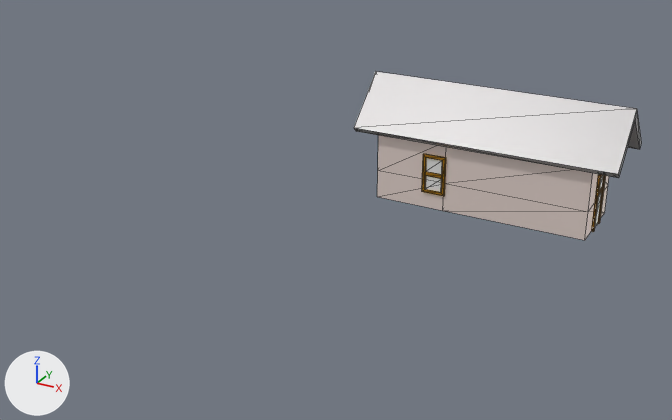
The glTF model 3d/Medium_Building.glb, before and after one commit.
The view is the same before and after, from a 50 mm lens placed at (4.84, -9.42, 5.12), pointed at (-0.2, -0.25, 0.54). Arrows for +X, +Y and +Z are at lower left; the lights stay in place. Mesh edges are drawn as thin lines. Where no turn or scale is listed for an object, it has been applied to the vertices. Vertices at the same position are counted once.

The first picture shows 'mergedBlocks'.
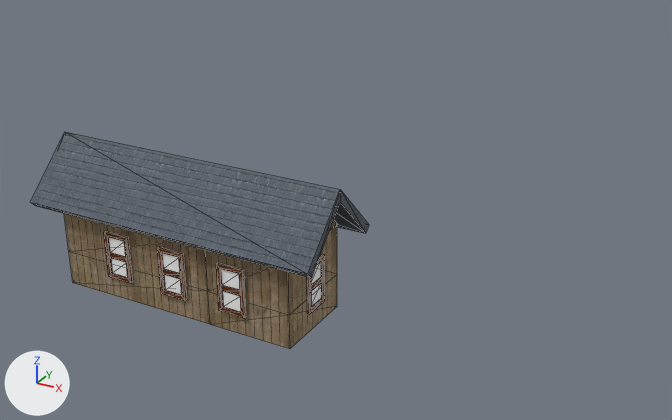
What changed in the scene script:
```text
Add img_image_0:
    img_image_0 = load_image('Image_0', '_unpacked/Image_0', 512, 512, 'sRGB')
Add img_image_1:
    img_image_1 = load_image('Image_1', '_unpacked/Image_1', 353, 350, 'sRGB')
Add mat_custom7_clone:
    mat_custom7_clone = principled_material('custom7(Clone)')
    mat_custom7_clone.base_color = (0.153, 0.0316, 0.0)  # brown #6d3200
    mat_custom7_clone.metallic = 0.5
    mat_custom7_clone.roughness = 0.85
Add mat_custom9_clone:
    mat_custom9_clone = bpy.data.materials.new('custom9(Clone)')
    # uses the picture img_image_0
Add mat_custom8_clone:
    mat_custom8_clone = bpy.data.materials.new('custom8(Clone)')
    # uses the picture img_image_1
Add mat_glass_clone:
    mat_glass_clone = principled_material('glass(Clone)')
    mat_glass_clone.base_color = (1.0, 1.0, 1.0)  # white #ffffff
    mat_glass_clone.metallic = 0.5
    mat_glass_clone.roughness = 0.85
Change me_mesh_0:
    used by ob_mergedblocks; location = (0.0, 0.0, 0.0)
    remove me_mesh_0.from_pydata(...)  # 132 vertices, 240 faces; spans x -0.82..2.78, y 1.38..2.66, z 0.0..1.65
    remove me_mesh_0.materials.append(mat_custom5)  # white #fdece5
    remove me_mesh_0.materials.append(mat_custom7)  # brown #af7a00
    remove me_mesh_0.materials.append(mat_custom6)  # white #ffffff
    remove me_mesh_0.materials.append(mat_custom4)  # grey #afadad
    add me_mesh_0.from_pydata(...)  # 228 vertices, 408 faces; spans x -2.78..0.82, y -2.66..-1.38, z 0.0..1.65
    me_mesh_0 part 1: the loose piece of 18 vertices spanning x -0.82..2.78, y 1.38..2.66, z 0.94..1.65 is moved by (-1.96, -4.04, 0.0)
    me_mesh_0 part 2: the loose piece of 24 vertices spanning x 0.19..0.51, y 1.47..1.5, z 0.23..0.77 is moved by (-2.02, -2.97, 0.0)
    me_mesh_0 part 3: the loose piece of 24 vertices spanning x 2.45..2.48, y 1.81..2.13, z 0.0..0.77 is moved by (-4.93, -4.02, 0.0)
    me_mesh_0 part 4: the loose piece of 24 vertices spanning x 1.53..1.85, y 2.5..2.53, z 0.25..0.79 is moved by (-3.38, -5.03, 0.0)
    me_mesh_0 part 5: the loose piece of 24 vertices spanning x 0.19..0.51, y 1.47..1.5, z 0.23..0.77 is copied, and the copy is moved by (-1.29, -4.01, 0.01); it spans x -1.1..-0.78, y -2.54..-2.51, z 0.24..0.78
    me_mesh_0 part 6: the loose piece of 24 vertices spanning x 0.19..0.51, y 1.47..1.5, z 0.23..0.77 is copied, and the copy is moved by (-0.53, -4.01, 0.01); it spans x -0.34..-0.02, y -2.54..-2.51, z 0.24..0.78
    me_mesh_0 part 7: a new loose piece of 24 vertices spanning x 0.49..0.52, y -2.14..-1.81, z 0.23..0.77
    me_mesh_0 part 8: a new loose piece of 18 vertices spanning x -2.45..0.5, y -2.5..-1.5, z 0.0..1.0, in mat_custom9_clone
    me_mesh_0 part 9: the loose piece of 18 vertices spanning x -0.5..2.45, y 1.5..2.5, z 0.0..1.0 is deleted
    add me_mesh_0.materials.append(mat_custom9_clone)
    add me_mesh_0.materials.append(mat_custom8_clone)
    add me_mesh_0.materials.append(mat_custom7_clone)  # brown #6d3200
    add me_mesh_0.materials.append(mat_glass_clone)  # white #ffffff
```

Pixel boxes [x1, y1, x2, y2] of what changed, in the pictures (672 x 420 px; the box of a moved part takes in the faces that stretch with it):
'mergedBlocks', reshaped (18% wider, 28% taller): before [354, 72, 641, 240]; after [31, 132, 369, 348]
part 1 of me_mesh_0, moved or reshaped: before [354, 72, 641, 178]; after [31, 132, 369, 278]
part 2 of me_mesh_0, moved or reshaped (not visible afterwards): before [422, 154, 446, 196]
part 3 of me_mesh_0, moved or reshaped (not visible afterwards): before [591, 174, 606, 232]
part 4 of me_mesh_0, moved or reshaped (not visible before): after [104, 231, 133, 283]
part 5 of me_mesh_0, added: after [157, 247, 187, 301]
part 6 of me_mesh_0, added: after [216, 263, 246, 318]
part 7 of me_mesh_0, added: after [307, 254, 325, 314]
part 8 of me_mesh_0, added (brown): after [64, 213, 337, 348]
part 9 of me_mesh_0, deleted: before [377, 135, 609, 240]
